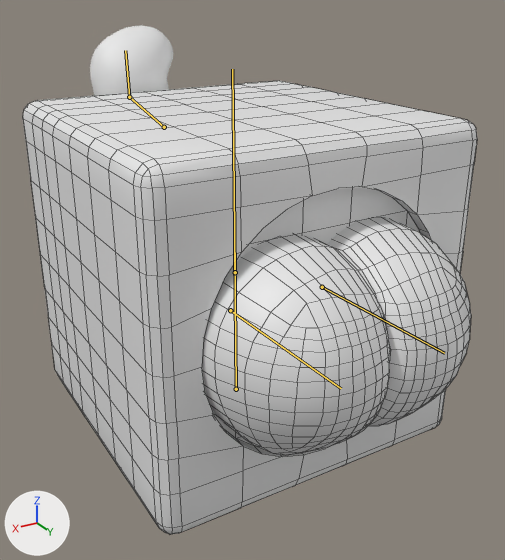
Before and after pictures for a commit that changed the FBX model Assets/Visual/Models/Character Models/PlayerCharacter.fbx.
Camera for both pictures: a 50 mm lens placed at (0.961, 1.705, 0.793), pointed at (0.002, 0.106, -0.007). The lights are fixed; the arrows at lower left show +X, +Y and +Z. The bones that bend it are drawn over the model as lines. Mesh edges are drawn as thin lines on the coarser meshes.

Objects in the first picture: 'Body', 'Butt Retopologized.001', 'Hair Retopo.001'.
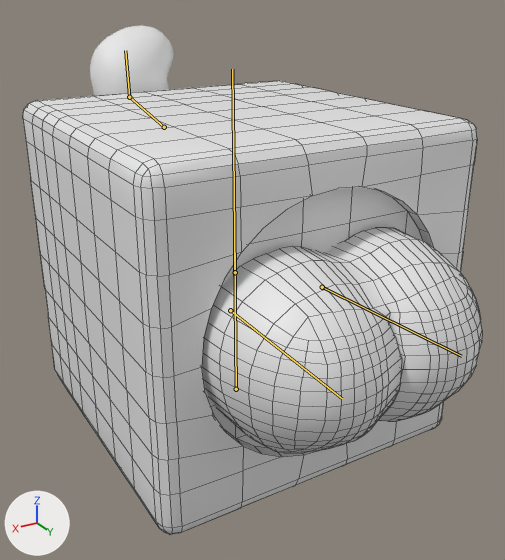
The newer file adds an action. The first version stands in its rest pose; the second is drawn at frame 3 of the action 'Armature.007|Fart Toot'.

What differs and where, as boxes (x1, y1, x2, y2) in the pictures (505 x 560 px):
'Butt Retopologized.001', posed
    before: (202, 218, 471, 455)
    after: (202, 228, 482, 453)
bone 'Bone.L.001', root to tip
    before: (230, 310) to (341, 388)
    after: (230, 310) to (342, 398)
bone 'Bone.R.001', root to tip
    before: (322, 287) to (444, 353)
    after: (322, 287) to (461, 356)

What the commit changed:
Bone 'Bone.L.001' (bone_bone_l_001) turns from (0, 0, 0) to (2, 0, 0) degrees about its own x, y and z.
Bone 'Bone.L.001' (bone_bone_l_001) is rescaled from (1.0, 1.0, 1.0) to (0.91, 1.07, 0.91).
Bone 'Bone.R.001' (bone_bone_r_001) turns from (0, 0, 0) to (2, 0, 0) degrees about its own x, y and z.
Bone 'Bone.R.001' (bone_bone_r_001) is rescaled from (1.0, 1.0, 1.0) to (0.91, 1.07, 0.91).
